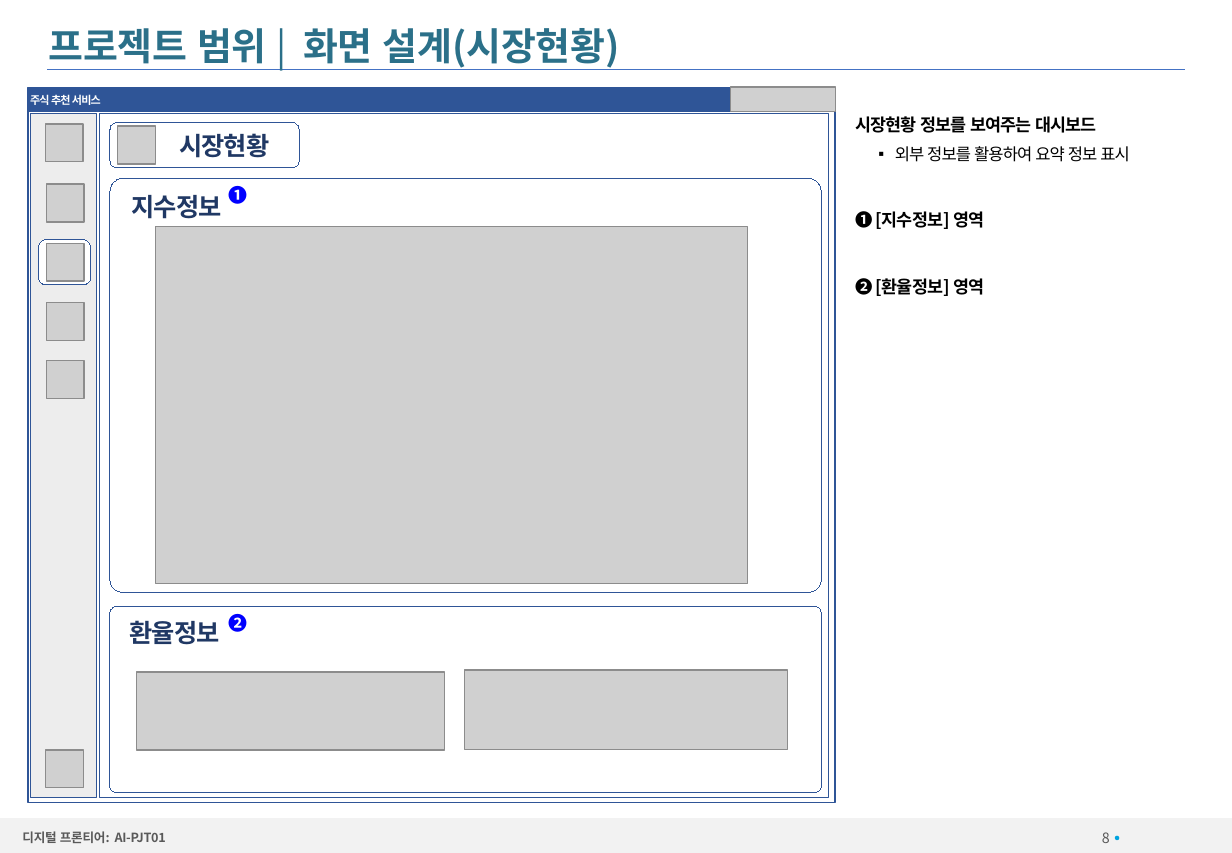
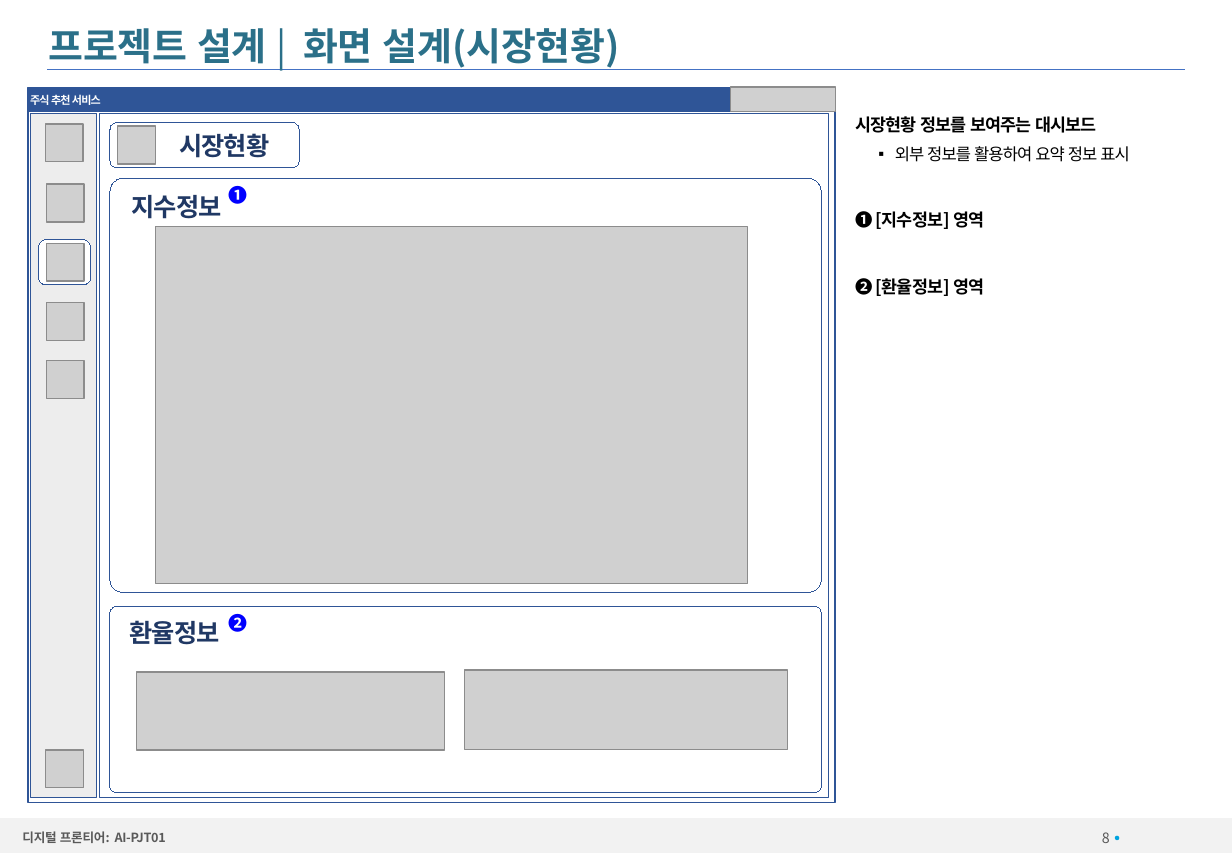
Before and after one commit to chaegon/DigitalFrontier, a slide deck: slide 8 of 산출물/00.보고서/AI3팀_펀더멘탈 분석을 통한 주식 추천 서비스_착수보고서.pptx. Drawn at 1232x853 pixels with LibreOffice and Linux fonts; fonts in the diff are those of the drawing; grey boxes stand for pictures; background and template pictures are left out. Boxes give left, top, right and bottom in pixels: in the first picture for what was removed or moved away, otherwise in the second. Text is boxed around its words. In the diff, an @@ line names an element or a change of style, - is before the commit and + after.

```diff
--- a/산출물/00.보고서/AI3팀_펀더멘탈 분석을 통한 주식 추천 서비스_착수보고서.pptx
+++ b/산출물/00.보고서/AI3팀_펀더멘탈 분석을 통한 주식 추천 서비스_착수보고서.pptx
@@ title at (x1=49, y1=28, x2=620, y2=70): text changed @@
-프로젝트 범위 | 화면 설계(시장현황)
+프로젝트 설계 | 화면 설계(시장현황)
```
Also in this commit, not shown: 11 other slides changed, 1 other file.
